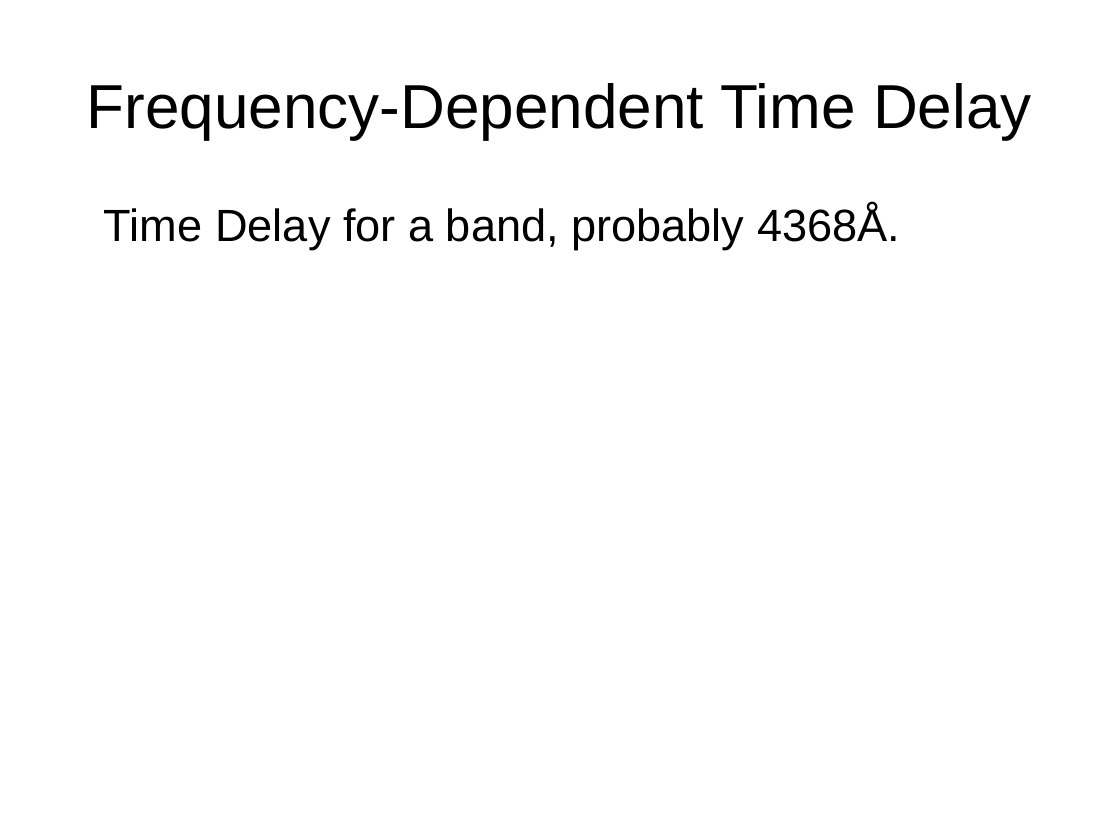
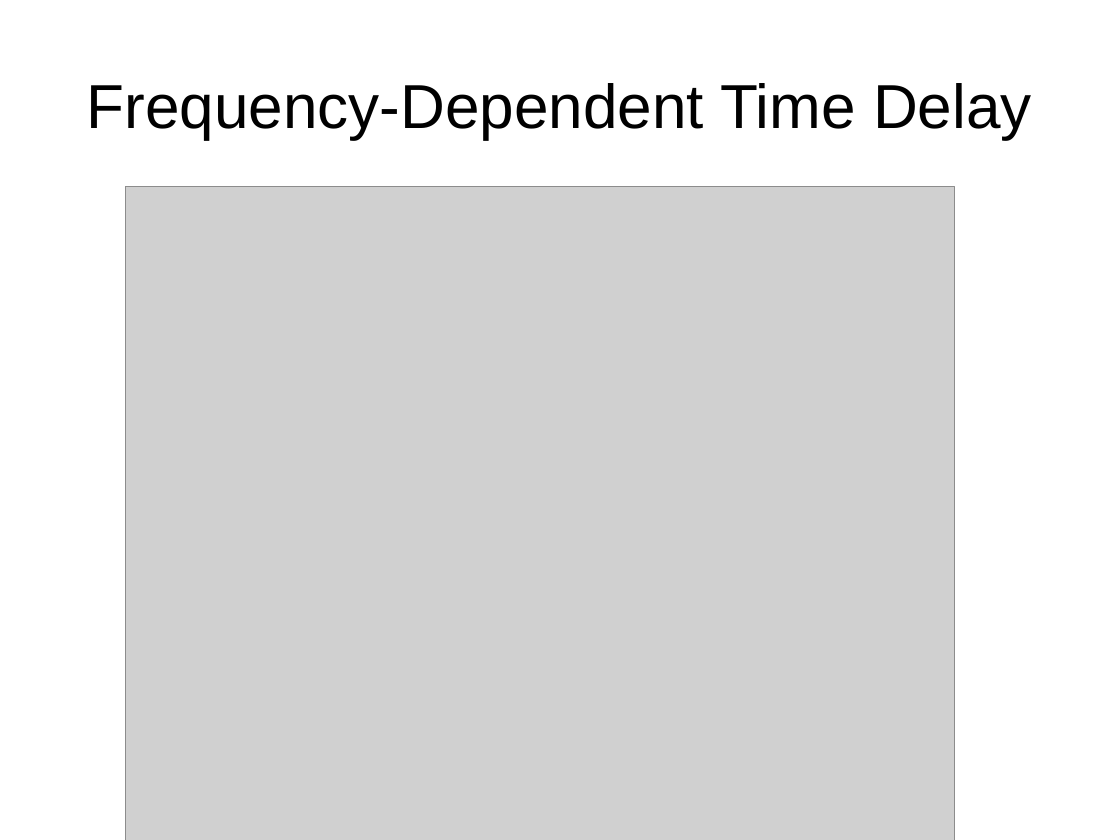
Before and after one commit to othocaes/fourier-agn, a slide deck: slide 11 of pres/final/final.odp. Drawn at 1120x840 pixels with LibreOffice and Linux fonts; fonts in the diff are those of the drawing; grey boxes stand for pictures. Boxes give left, top, right and bottom in pixels: in the first picture for what was removed or moved away, otherwise in the second. Text is boxed around its words. In the diff, an @@ line names an element or a change of style, - is before the commit and + after.

```diff
--- a/pres/final/final.odp
+++ b/pres/final/final.odp
@@ text removed at (104, 206, 900, 250) @@
-Time Delay for a band, probably 4368Å.
@@ picture added at (125, 187, 955, 840) @@
```
Also in this commit, not shown: 7 other slides changed, 7 other files.
